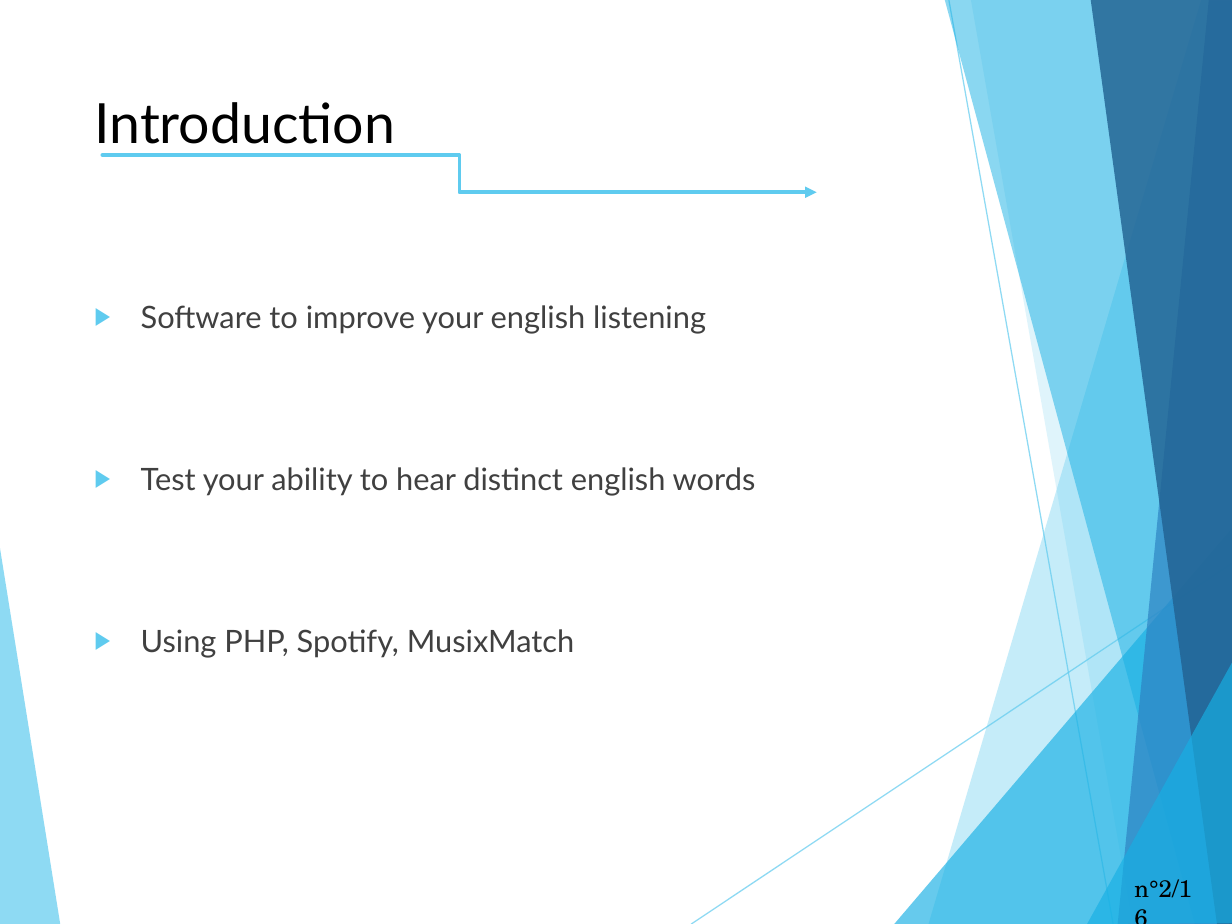
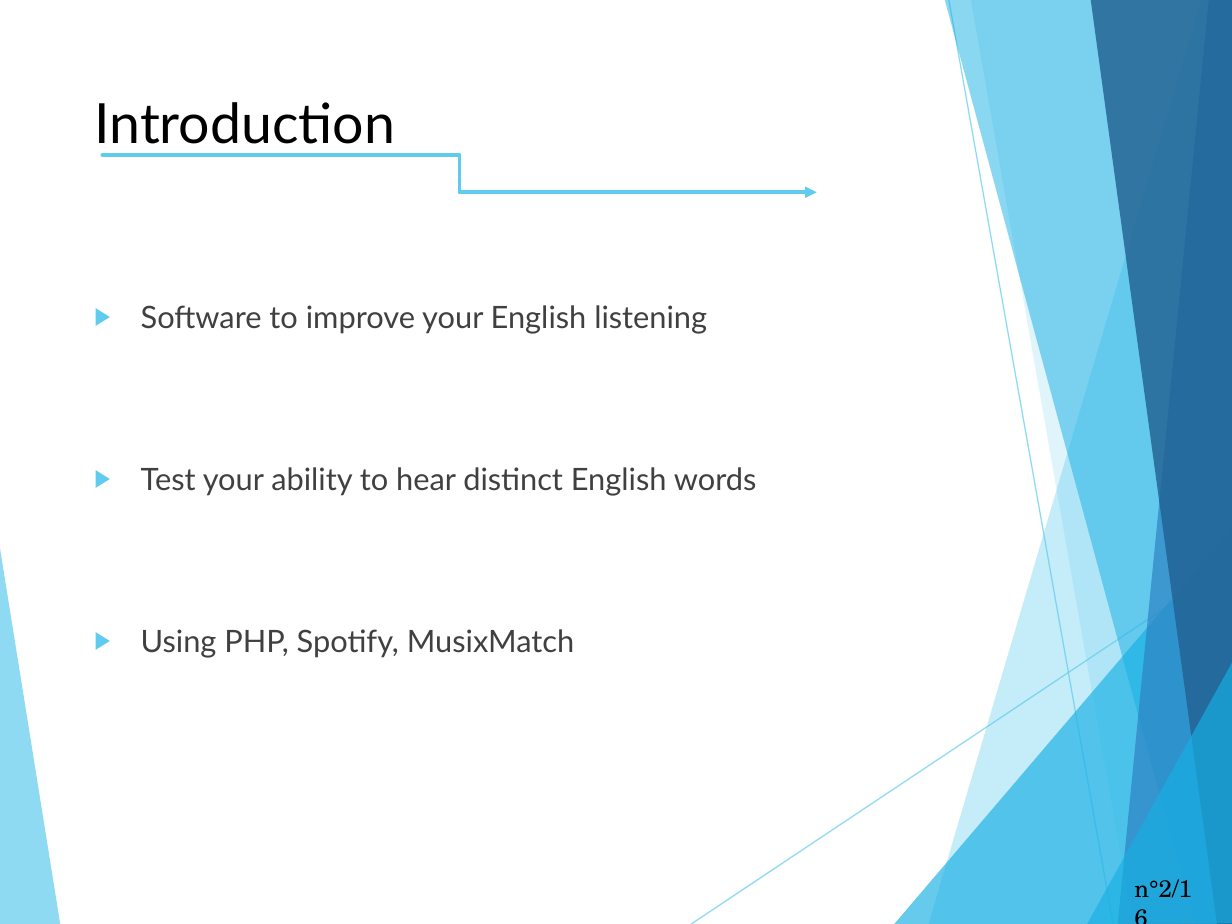
Before and after one commit to Terrasse/Dontforgetthelyrics, a slide deck: slide 2 of English_project.pptx. Drawn at 1232x924 pixels with LibreOffice and Linux fonts; fonts in the diff are those of the drawing. Boxes give left, top, right and bottom in pixels: in the first picture for what was removed or moved away, otherwise in the second. Text is boxed around its words. In the diff, an @@ line names an element or a change of style, - is before the commit and + after.

Commit message:
Fix english mistakes

```diff
--- a/English_project.pptx
+++ b/English_project.pptx
@@ text at (x1=141, y1=305, x2=757, y2=496): text changed @@
-▶ Software to improve your english listening
-▶ Test your ability to hear distinct english words
+▶ Software to improve your English listening
+▶ Test your ability to hear distinct English words
```
Also in this commit, not shown: 9 other slides changed, 1 slide added, 7 other files.
